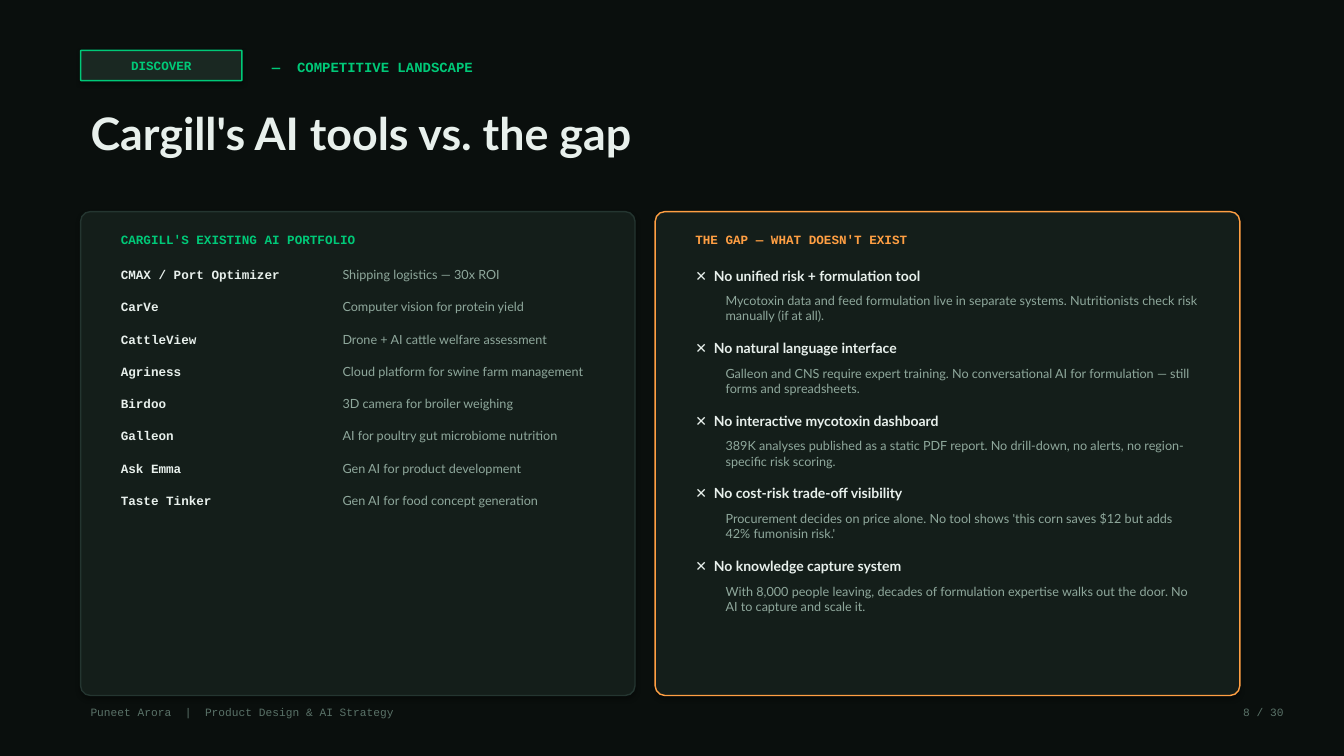
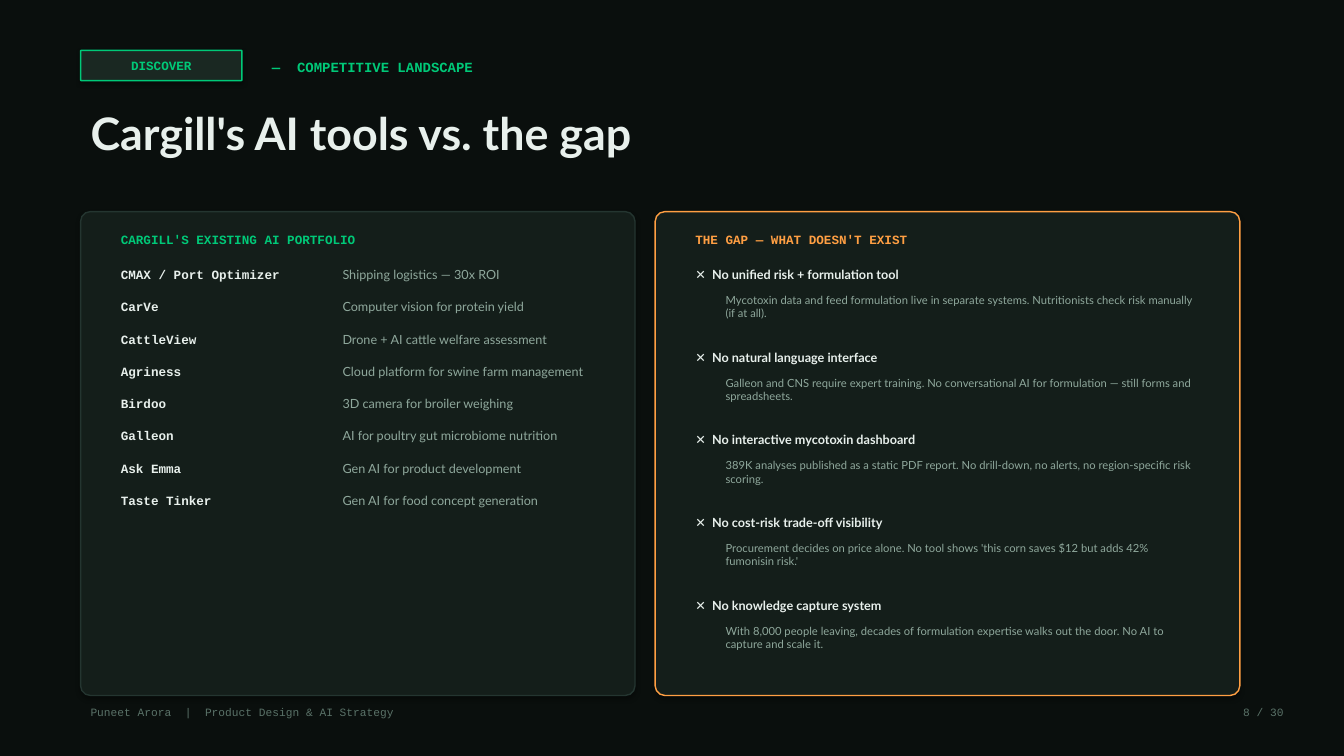
Before and after one commit to puneetindeelhi940/portfolio, a slide deck: slide 8 of FeedIQ-TCT-Case-Study-Puneet-Arora.pptx. Drawn at 1344x756 pixels with LibreOffice and Linux fonts; fonts in the diff are those of the drawing. Boxes give left, top, right and bottom in pixels: in the first picture for what was removed or moved away, otherwise in the second. Text is boxed around its words. In the diff, an @@ line names an element or a change of style, - is before the commit and + after.

```diff
--- a/FeedIQ-TCT-Case-Study-Puneet-Arora.pptx
+++ b/FeedIQ-TCT-Case-Study-Puneet-Arora.pptx
@@ text "✕ No natural language interface": place and size @@
-text "✕ No natural language interface" at box(714, 342, 897, 356)
+text "✕ No natural language interface" at box(712, 352, 878, 365)
@@ text "Galleon and CNS require expert ...": place and size @@
-text "Galleon and CNS require expert ..." at box(726, 369, 1189, 395)
+text "Galleon and CNS require expert ..." at box(726, 379, 1191, 402)
@@ text "✕ No interactive mycotoxin dashboard": place and size @@
-text "✕ No interactive mycotoxin dashboard" at box(714, 415, 939, 429)
+text "✕ No interactive mycotoxin dashboard" at box(712, 434, 915, 446)
@@ text "389K analyses published as a ...": place and size @@
-text "389K analyses published as a ..." at box(726, 440, 1183, 468)
+text "389K analyses published as a ..." at box(726, 461, 1190, 485)
@@ text "✕ No cost-risk trade-off visibility": place and size @@
-text "✕ No cost-risk trade-off visibility" at box(714, 487, 903, 501)
+text "✕ No cost-risk trade-off visibility" at box(712, 517, 883, 529)
@@ text "Procurement decides on price alone. ...": place and size @@
-text "Procurement decides on price alone. ..." at box(726, 513, 1173, 538)
+text "Procurement decides on price alone. ..." at box(726, 543, 1148, 565)
@@ size 10 to 9 pt in 5 elements at box(712, 269, 898, 279), box(712, 352, 878, 365), box(712, 434, 915, 446), box(712, 517, 883, 529), box(712, 600, 881, 613) @@
@@ text "✕ No knowledge capture system": place and size @@
-text "✕ No knowledge capture system" at box(714, 560, 902, 574)
+text "✕ No knowledge capture system" at box(712, 600, 881, 613)
@@ size 9 to 8 pt in 5 elements at box(726, 296, 1193, 319), box(726, 379, 1191, 402), box(726, 461, 1190, 485), box(726, 543, 1148, 565), box(726, 627, 1163, 650) @@
@@ text "With 8,000 people leaving, decades ...": place and size @@
-text "With 8,000 people leaving, decades ..." at box(726, 586, 1188, 613)
+text "With 8,000 people leaving, decades ..." at box(726, 627, 1163, 650)
```
Also in this commit, not shown: 24 other slides changed, 1 other file.
